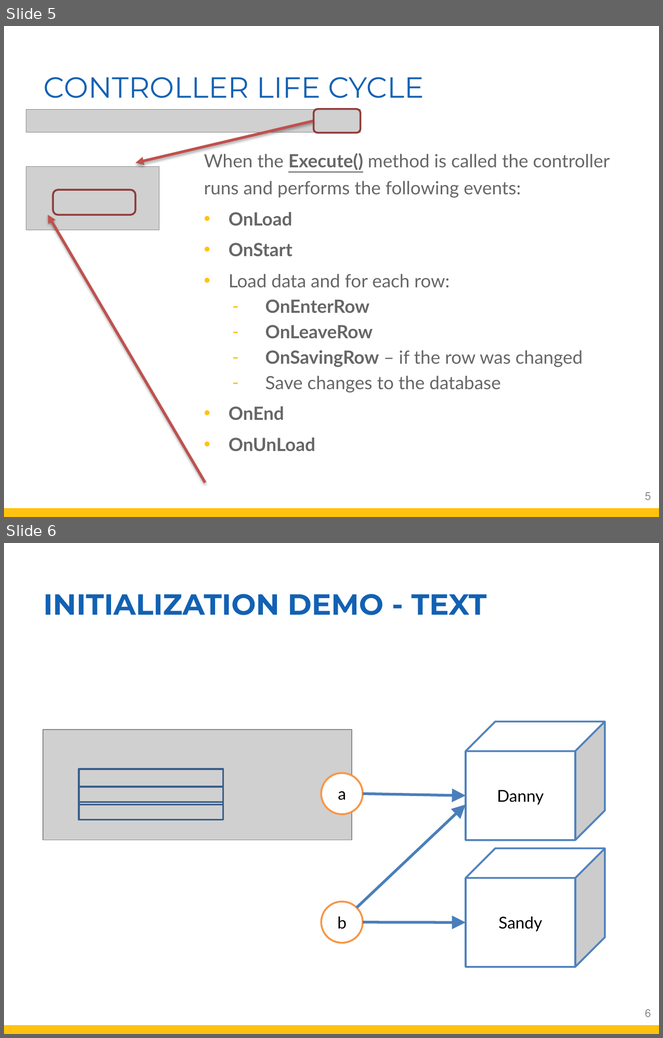
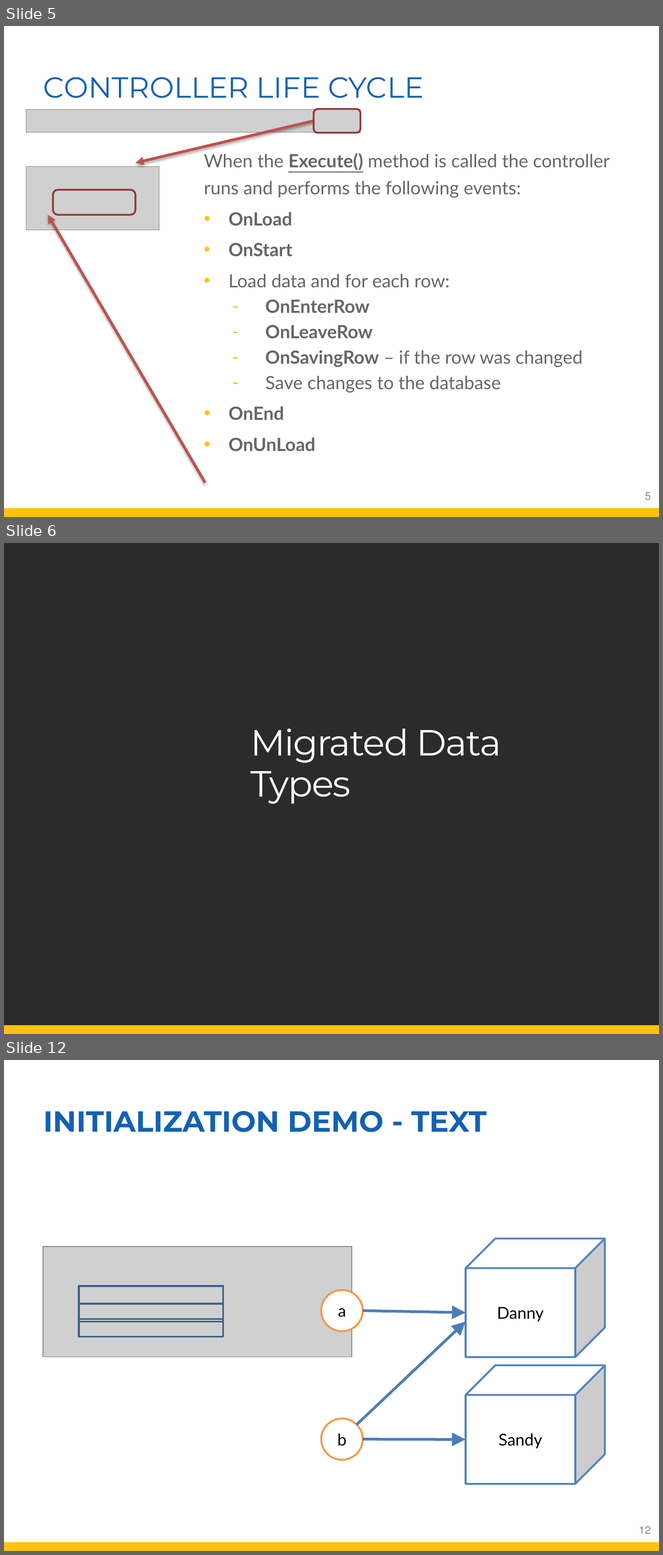
Before and after one commit to FireflyMigration/firefly-doc, a slide deck: dev-docs/guide/Training.pptx. Shown one above the other, each under a label of ours: slides 5 and 6 before the commit, slides 5, 6 and 12 after it; the slides between them are not shown. The pictures are 663x1038 and 663x1555 pixels, drawn with LibreOffice and Linux fonts; fonts in the diff are those of the drawing; grey boxes stand for pictures; background and template pictures are left out; a plain dark background stands for a picture behind light text. Boxes give left, top, right and bottom in pixels: in the first picture for what was removed or moved away, otherwise in the second. Text is boxed around its words. In the diff, an @@ line names an element or a change of style, - is before the commit and + after.

```diff
--- a/dev-docs/guide/Training.pptx
+++ b/dev-docs/guide/Training.pptx
@@ slide 6 added at (x1=4, y1=543, x2=659, y2=1034), background picture (left out); not listed: 1 template element that a slide beside it also shows @@
@@ title added at (x1=251, y1=729, x2=502, y2=804), 40 pt, text #FFFFFF @@
+Migrated Data Types
@@ what was slide 6 is now slide 12 @@
@@ page number at (x1=639, y1=1526, x2=651, y2=1534): text changed @@
-6
+12
```
Also in this commit, not shown: 5 other slides added, 1 other file.
